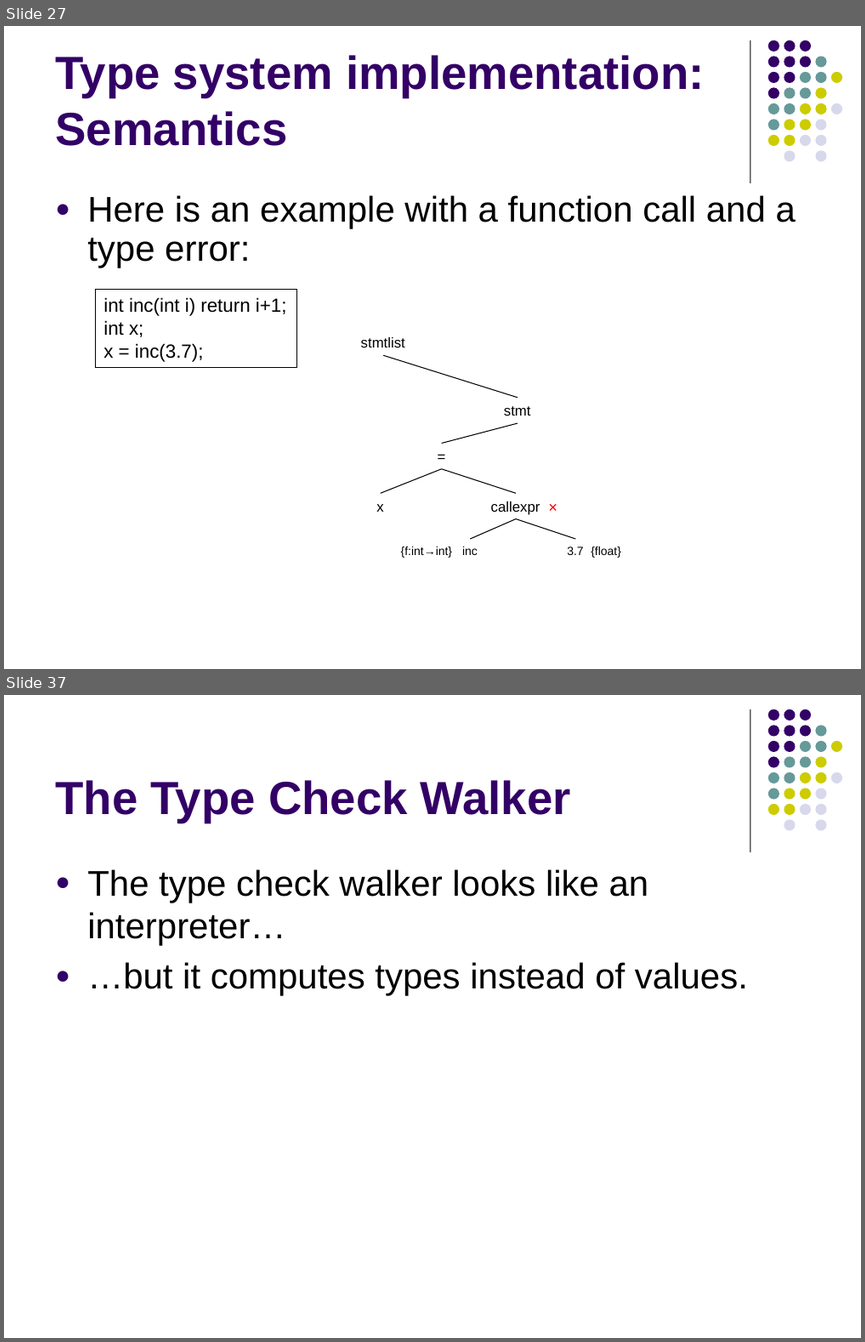
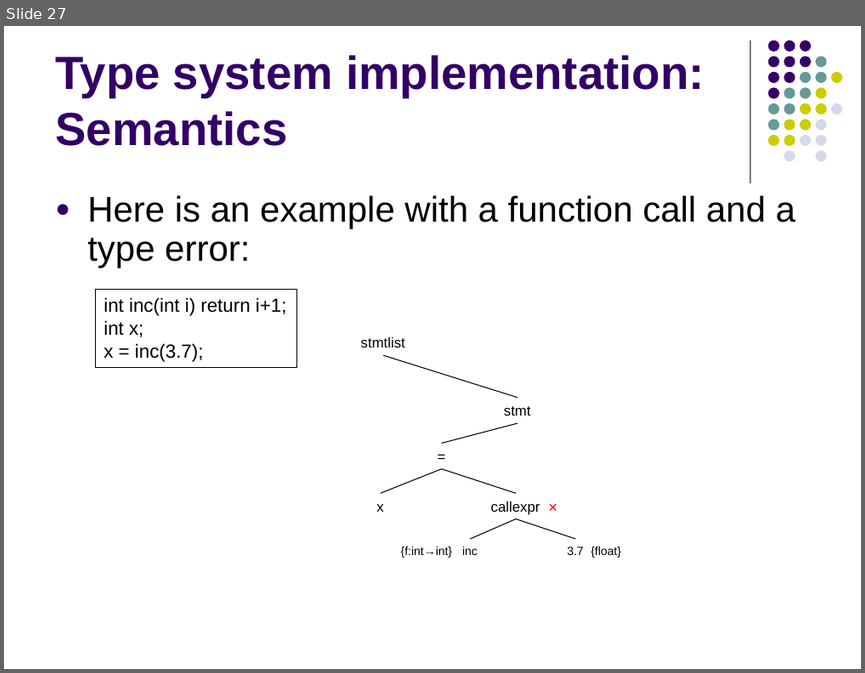
Before and after one commit to lutzhamel/CSC402, a slide deck: csc402-ln018.pptx. Shown one above the other, each under a label of ours: slides 27 and 37 before the commit, slide 27 after it; the slides between them are not shown. The pictures are 865x1342 and 865x673 pixels, drawn with LibreOffice and Linux fonts; fonts in the diff are those of the drawing. Boxes give left, top, right and bottom in pixels: in the first picture for what was removed or moved away, otherwise in the second. Text is boxed around its words. In the diff, an @@ line names an element or a change of style, - is before the commit and + after.

Commit message:
type system slide edits

```diff
--- a/csc402-ln018.pptx
+++ b/csc402-ln018.pptx
@@ slide 37 removed at [4, 695, 861, 1338], background #FFFFFF; not listed: 32 template elements that a slide beside it also shows @@
@@ title removed at [55, 780, 571, 823] @@
-The Type Check Walker
@@ text removed at [87, 869, 748, 996] @@
-● The type check walker looks like an interpreter…
-● …but it computes types instead of values.
```
Also in this commit, not shown: 5 slides changed, 4 slides added, 14 other slides removed, 4 other files.
